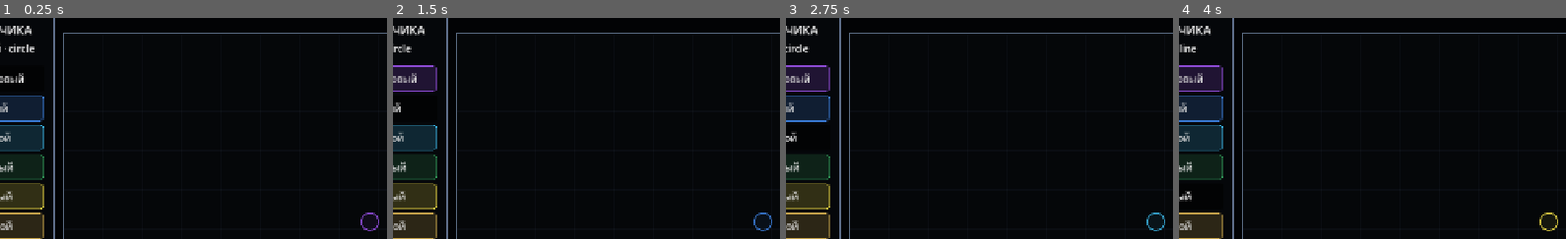
Above: before the commit, frames 1-4 (left to right).
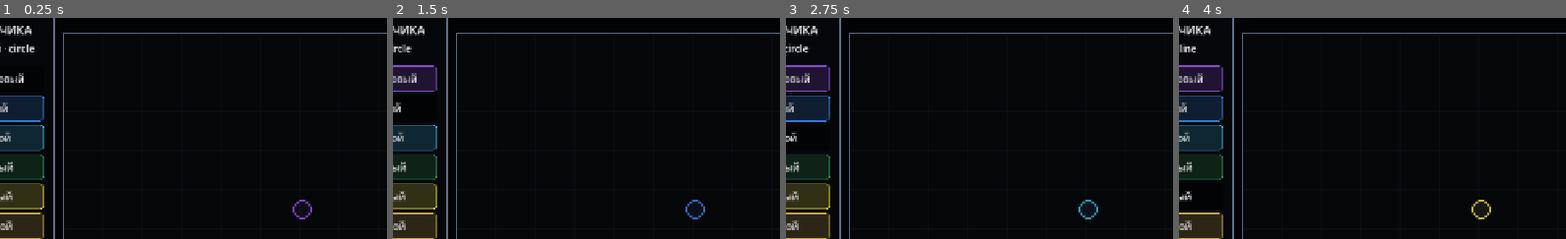
Above: after the commit, the same moments.

Repository: KirillRnd/ellipsis
Game: Godot game, scene res://scenes/DeveloperRoom.tscn
The game is run twice, just before and just after one commit, with the same random seed, the same clock (stepped at 60 frames per second) and the same inputs. This scene is started directly instead of the project's main scene. Sound files missing from this copy of the repository are replaced by a short silence.
Inputs:
- Up to frame 1 (0.25 s): no input
- Up to frame 2 (1.5 s): click "Ф Фиолетовый" at 0.5 s; click "С Синий" at 1.25 s
- Up to frame 3 (2.75 s): click "Г Голубой" at 2 s
- Up to frame 4 (4 s): click "З Зелёный" at 2.75 s; click "Ж Жёлтый" at 3.5 s
The pictures show only the part of the screen within x 12-62%, y 7-57%; the shares and areas given below are measured in that part.

The runs differ from the first frame. In frame 1, 0.3% of the frame differs, in the area x 75-98%, y 82-97%; in frame 2, 0.3%; in frame 3, 0.3%; in frame 4, 0.3%.

Commit message:
fix: track developer room placement cursor

Diff:
--- a/godot/scripts/DeveloperRoom.gd
+++ b/godot/scripts/DeveloperRoom.gd
@@ -44,6 +44,7 @@
 
 
 func _process(delta: float) -> void:
+	_track_mouse_cursor()
 	if not _simulation_paused:
 		var scaled_delta: float = delta * float(SPEEDS[_speed_index])
 		for wave in _waves:
@@ -56,12 +57,11 @@
 	queue_redraw()
 
 
-func _unhandled_input(event: InputEvent) -> void:
+func _input(event: InputEvent) -> void:
 	if _settings_open():
 		return
 	if event is InputEventMouseMotion:
-		_cursor_position = _clamp_to_arena(event.position)
-		queue_redraw()
+		_update_cursor_from_pointer(event.position)
 	elif event is InputEventScreenTouch and event.pressed:
 		_cursor_position = _clamp_to_arena(event.position)
 		if ARENA_RECT.has_point(event.position):
@@ -87,6 +87,20 @@
 		_change_speed(-1)
 	elif event.is_action_pressed("dev_faster"):
 		_change_speed(1)
+
+
+func _track_mouse_cursor() -> void:
+	_update_cursor_from_pointer(get_viewport().get_mouse_position())
+
+
+func _update_cursor_from_pointer(pointer_position: Vector2) -> void:
+	if not ARENA_RECT.has_point(pointer_position):
+		return
+	var next_position := _clamp_to_arena(pointer_position)
+	if _cursor_position.is_equal_approx(next_position):
+		return
+	_cursor_position = next_position
+	queue_redraw()
 
 
 func _draw() -> void:
Not shown, changed: tools/verify_v6_static.py
